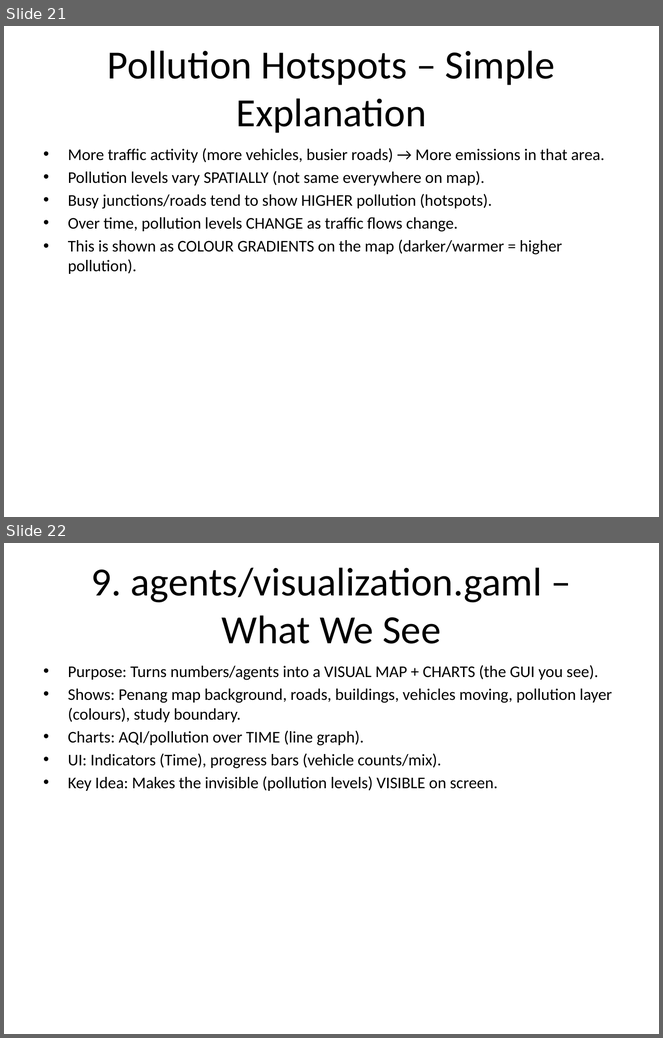
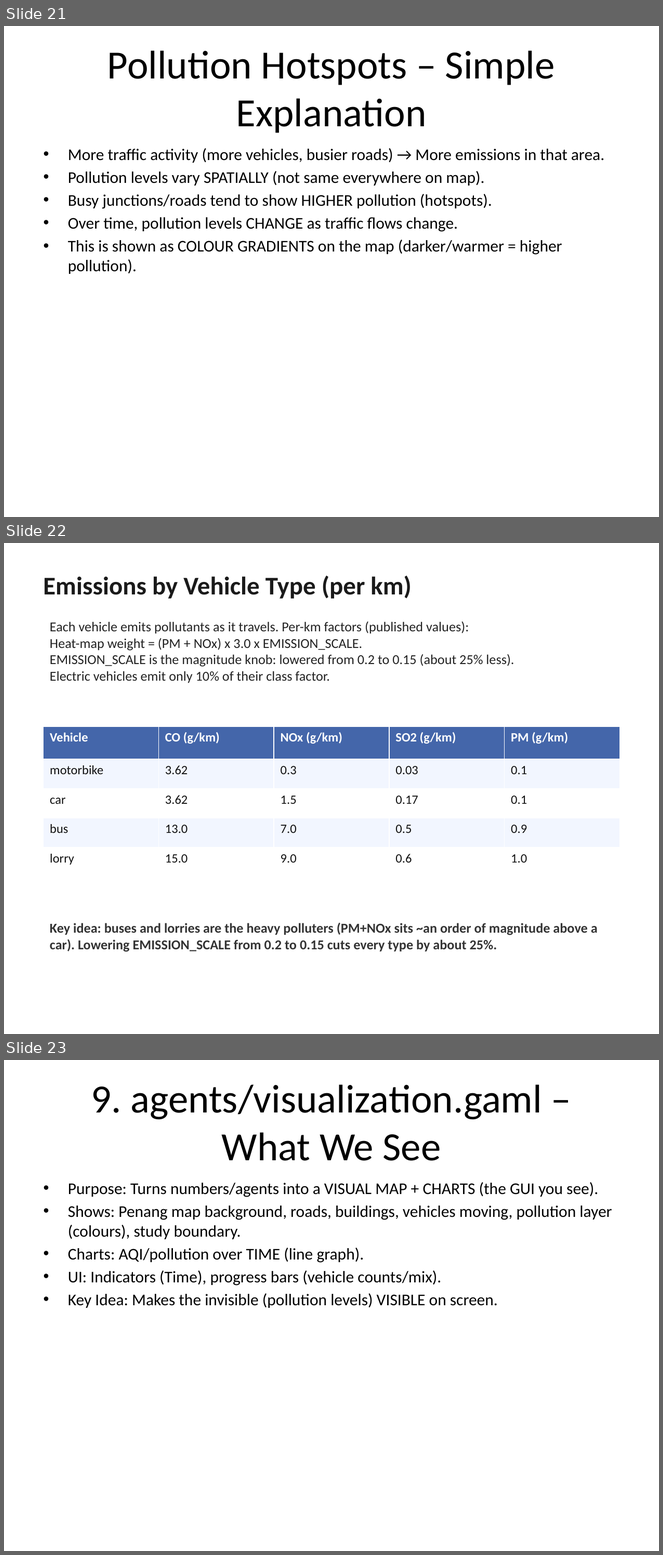
Before and after one commit to hqnghi88/PenangAir, a slide deck: PenangAir_Tutorial_NonProgrammer_Fixed.pptx. Shown one above the other, each under a label of ours: slides 21 and 22 before the commit, slides 21, 22 and 23 after it. The pictures are 663x1038 and 663x1555 pixels, drawn with LibreOffice and Linux fonts; fonts in the diff are those of the drawing. Boxes give left, top, right and bottom in pixels: in the first picture for what was removed or moved away, otherwise in the second. Text is boxed around its words. In the diff, an @@ line names an element or a change of style, - is before the commit and + after.

```diff
--- a/PenangAir_Tutorial_NonProgrammer_Fixed.pptx
+++ b/PenangAir_Tutorial_NonProgrammer_Fixed.pptx
@@ slide 22 added at (4,543,659,1034), background #FFFFFF @@
@@ text added at (43,576,412,599), 28 pt, text #1A1A1A, bold @@
+Emissions by Vehicle Type (per km)
@@ text added at (50,622,514,683), 15 pt, text #222222 @@
+Each vehicle emits pollutants as it travels. Per-km factors (published values):
+Heat-map weight = (PM + NOx) x 3.0 x EMISSION_SCALE.
+EMISSION_SCALE is the magnitude knob: lowered from 0.2 to 0.15 (about 25% less).
+Electric vehicles emit only 10% of their class factor.
@@ table added at (44,727,620,877), 5 rows, 5 columns @@
+Vehicle | CO (g/km) | NOx (g/km) | SO2 (g/km) | PM (g/km)
+motorbike | 3.62 | 0.3 | 0.03 | 0.1
+car | 3.62 | 1.5 | 0.17 | 0.1
+bus | 13.0 | 7.0 | 0.5 | 0.9
+lorry | 15.0 | 9.0 | 0.6 | 1.0
@@ text added at (50,923,598,952), 15 pt, text #333333, bold @@
+Key idea: buses and lorries are the heavy polluters (PM+NOx sits ~an order of magnitude above a car). Lowering EMISSION_SCALE from 0.2 to 0.15 cuts every type by about 25%.
@@ what was slide 22 is now slide 23 @@
```
Also in this commit, not shown: 3 slides changed, 7 other files.
